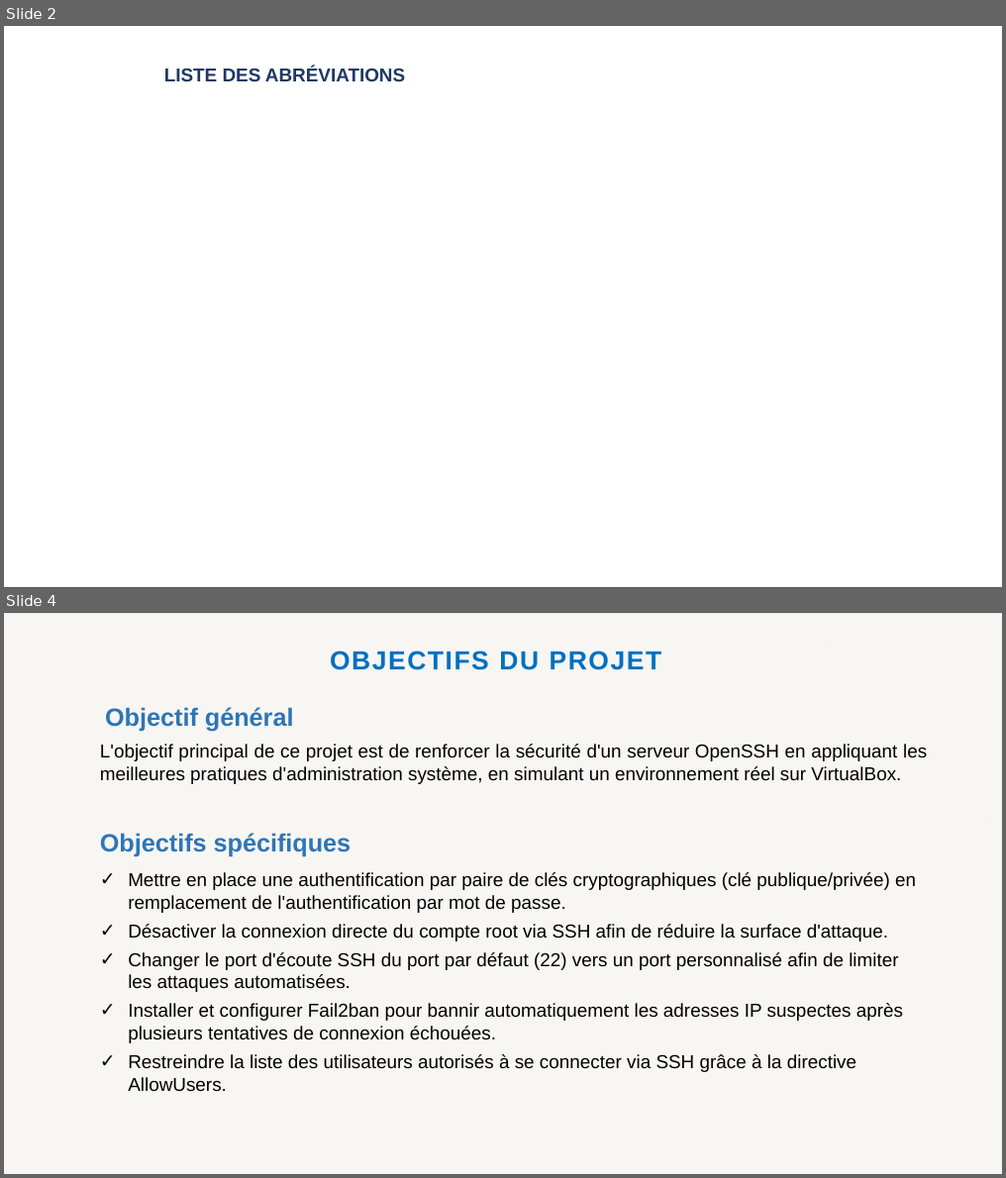
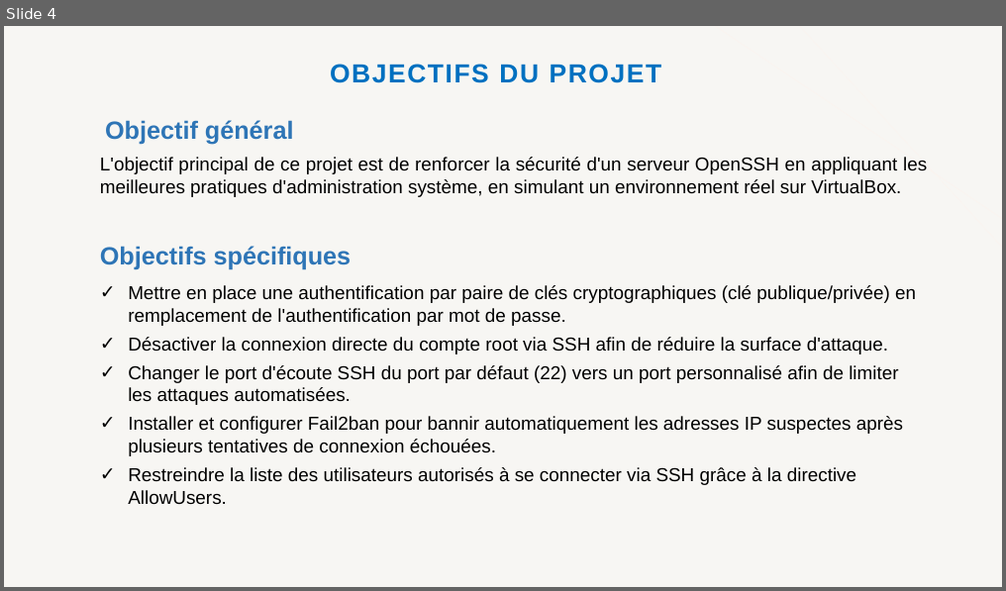
Before and after one commit to Christyy2/Projet-Final-ASI, a slide deck: Présentation-ASI.pptx. Shown one above the other, each under a label of ours: slides 2 and 4 before the commit, slide 4 after it; the slides between them are not shown. The pictures are 1006x1178 and 1006x591 pixels, drawn with LibreOffice and Linux fonts; fonts in the diff are those of the drawing; background and template pictures are left out. Boxes give left, top, right and bottom in pixels: in the first picture for what was removed or moved away, otherwise in the second. Text is boxed around its words. In the diff, an @@ line names an element or a change of style, - is before the commit and + after.

```diff
--- a/Présentation-ASI.pptx
+++ b/Présentation-ASI.pptx
@@ slide 2 removed at [4,26,1002,587], background #FFFFFF @@
@@ text removed at [164,67,405,81] @@
-LISTE DES ABRÉVIATIONS
```
Also in this commit, not shown: 5 slides changed, 9 slides added, 15 other slides removed, 1 other file.
